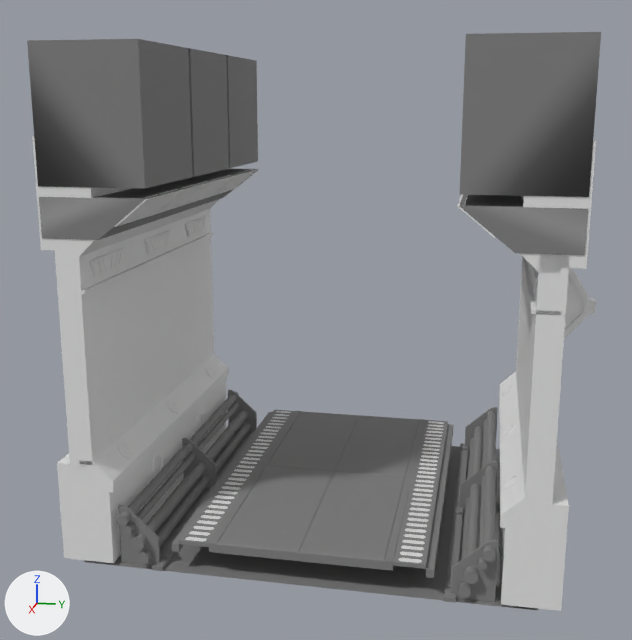
A saved change to the FBX model Assets/FBX/Corridoors/Corridor_Chunk_3.fbx.
One viewpoint serves both versions: a 50 mm camera at (10.53, 2.34, 5.88) aimed at (-2.56, -0.28, 2.61). Every picture has the same lights, and +X, +Y and +Z are marked at lower left. Where no turn or scale is listed for an object, it has been applied to the vertices.
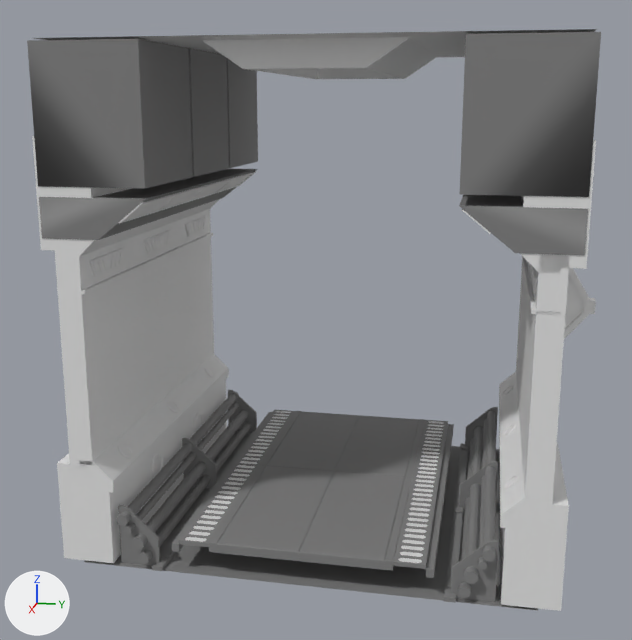
Boxes (x1, y1, x2, y2) around the edits, measured in the pictures (632 x 640 px):
'Roof_3', added
    after: (34, 29, 597, 79)
'Cube.021', rescaled (11% narrower, 15% shorter)
    before: (115, 189, 185, 227)
    after: (119, 192, 181, 224)
'Cube.020', rescaled (10% narrower, 18% shorter)
    before: (157, 181, 214, 214)
    after: (160, 184, 211, 211)
'Cube.019', rescaled (14% narrower, 19% shorter)
    before: (188, 174, 238, 204)
    after: (192, 177, 235, 201)
'Cube.018', rescaled (11% narrower, 15% shorter)
    before: (215, 169, 259, 195)
    after: (217, 171, 256, 193)
'Cube.038', rescaled
    before: (457, 195, 495, 238)
    after: (462, 209, 491, 234)

Edits to the bpy script that builds the scene:
```text
Add me_cube:
    me_cube.from_pydata(...)  # 20 vertices, 18 faces; spans x -5.49..0.0, y -3.39..3.39, z 6.31..6.69
Change ob_cube_019:
    ob_cube_019.scale: (0.674, 0.0296, 0.289) -> (0.674, 0.0296, 0.217)
Change ob_cube_018:
    ob_cube_018.scale: (0.674, 0.0296, 0.289) -> (0.674, 0.0296, 0.217)
Change ob_cube_021:
    ob_cube_021.scale: (0.674, 0.0296, 0.289) -> (0.674, 0.0296, 0.217)
Change ob_cube_020:
    ob_cube_020.scale: (0.674, 0.0296, 0.289) -> (0.674, 0.0296, 0.217)
Change ob_cube_038:
    ob_cube_038.scale: (-0.674, -0.0296, -0.289) -> (-0.674, -0.0296, -0.217)
Add ob_roof_3:
    ob_roof_3 = bpy.data.objects.new('Roof_3', me_cube)
    ob_roof_3.location = (0.0, 0.0, 0.0)
```
